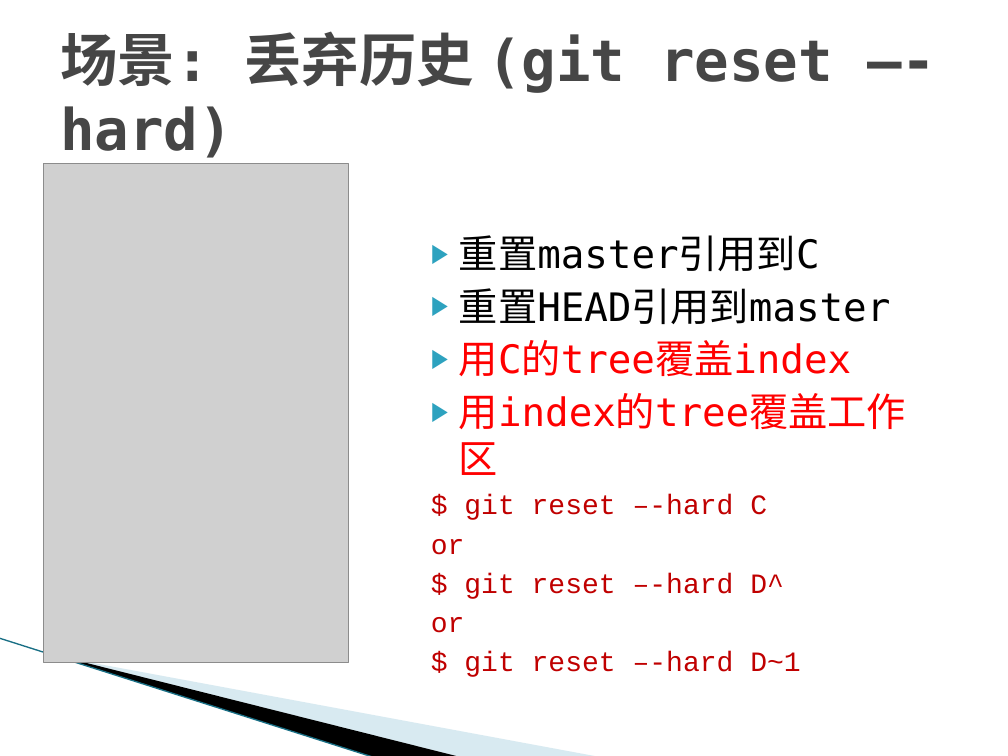
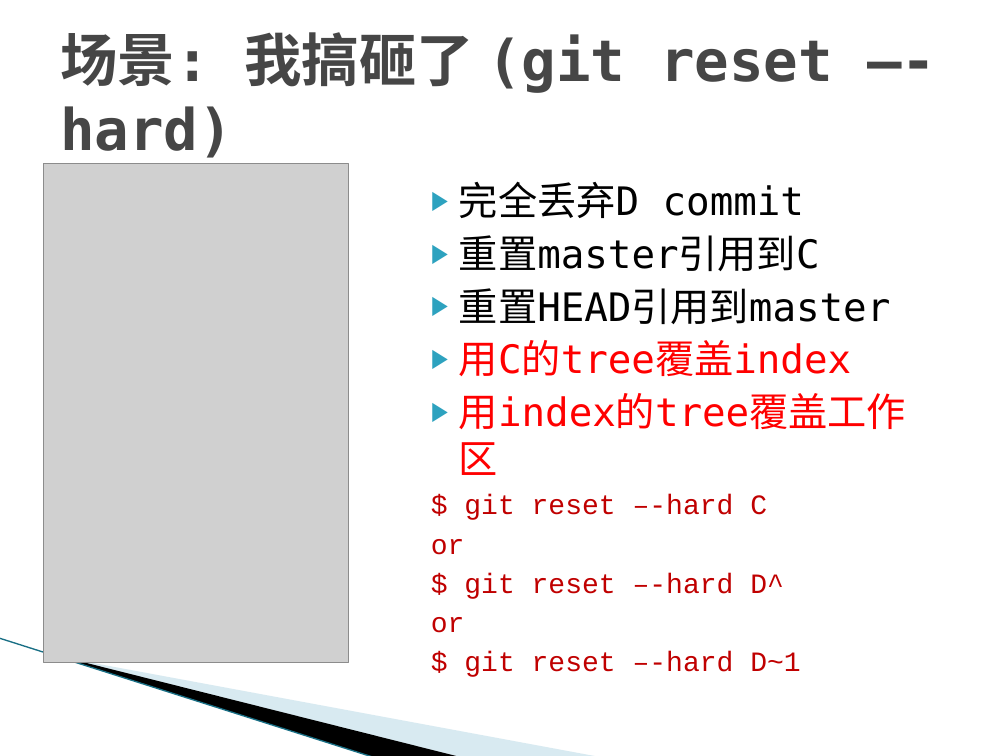
Before and after one commit to texnician/demo, a slide deck: slide 32 of ppt/Git.pptx (slide 25 before the commit). Drawn at 1008x756 pixels with LibreOffice and Linux fonts; fonts in the diff are those of the drawing; grey boxes stand for pictures; background and template pictures are left out. Boxes give left, top, right and bottom in pixels: in the first picture for what was removed or moved away, otherwise in the second. Text is boxed around its words. In the diff, an @@ line names an element or a change of style, - is before the commit and + after.

```diff
--- a/ppt/Git.pptx
+++ b/ppt/Git.pptx
@@ title at (60,32,833,158): text changed @@
-场景: 丢弃历史 (git reset –-hard)
+场景: 我搞砸了 (git reset –-hard)
@@ text at (459,181,804,218): paragraph added @@
+▶ 完全丢弃D commit
```
Also in this commit, not shown: 4 other slides changed, 8 slides added, 14 other files.
